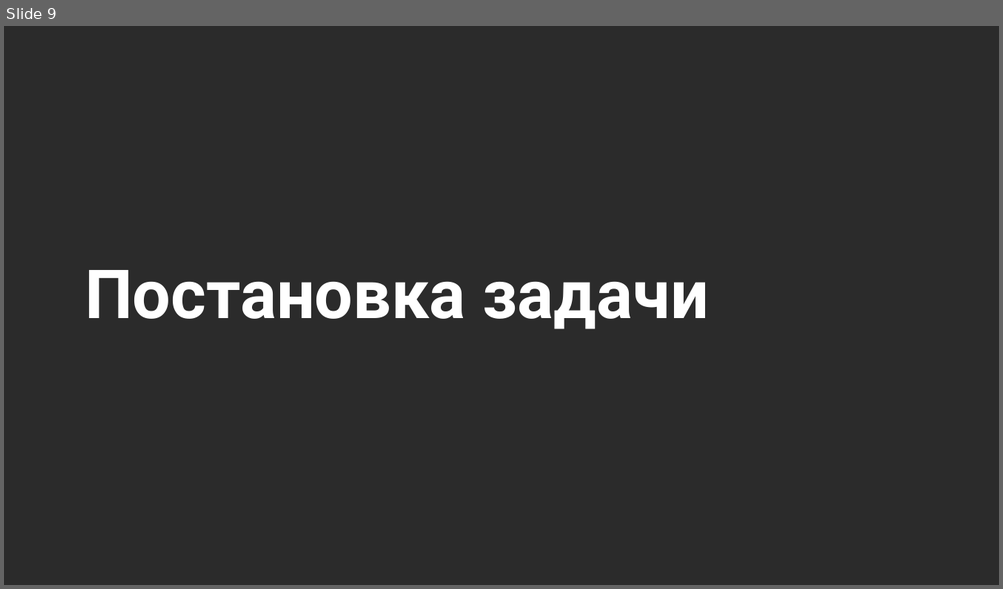
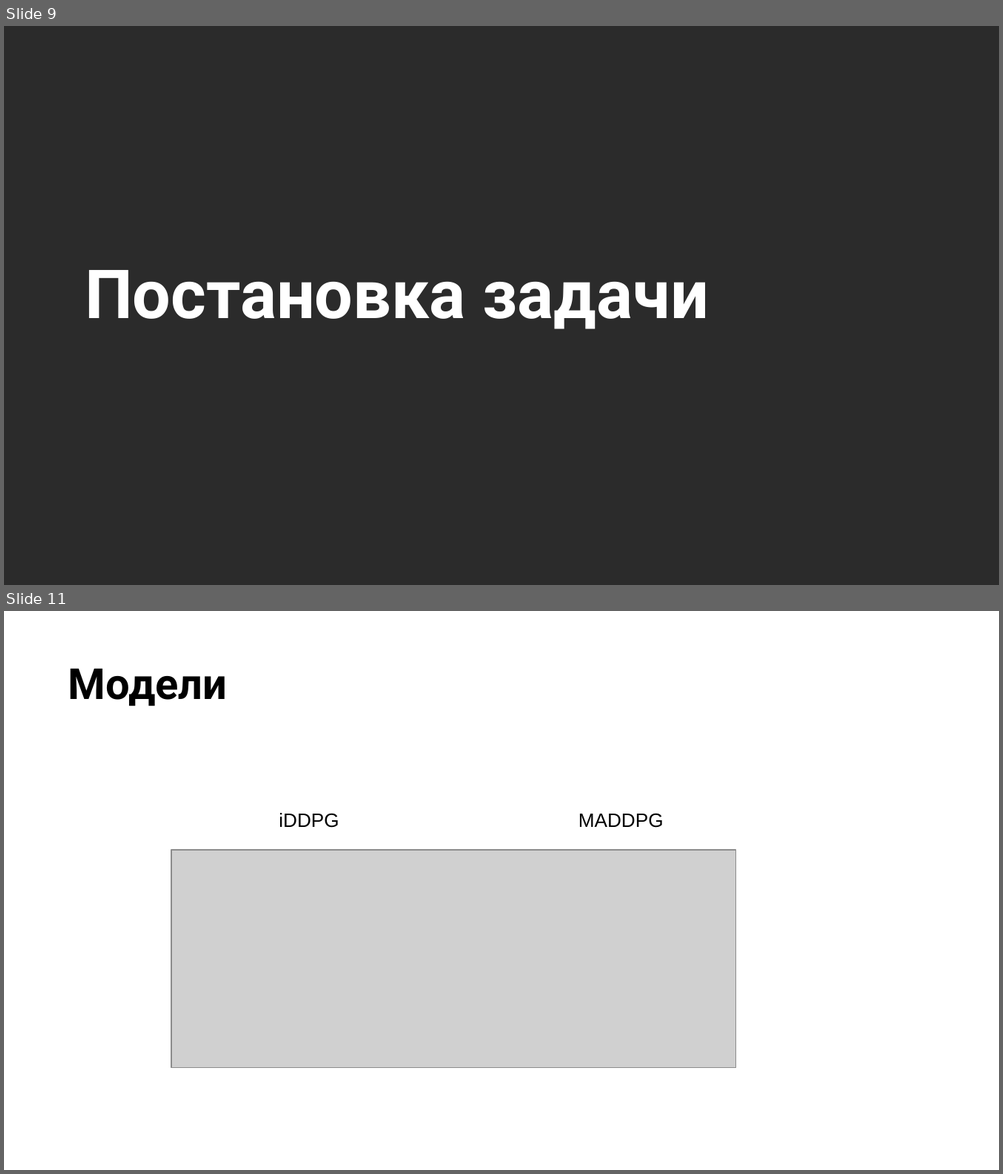
Before and after one commit to stureiko/Otus_lectures, a slide deck: RL/03 - Продвинутые темы Reinforcement Learning/03 - 02 Multiagent learning (MARL - DDPG)/MARL DDPG.pptx. Shown one above the other, each under a label of ours: slide 9 before the commit, slides 9 and 11 after it; the slides between them are not shown. The pictures are 1003x589 and 1003x1174 pixels, drawn with LibreOffice and Linux fonts; fonts in the diff are those of the drawing; grey boxes stand for pictures; background and template pictures are left out; a plain dark background stands for a picture behind light text. Boxes give left, top, right and bottom in pixels: in the first picture for what was removed or moved away, otherwise in the second. Text is boxed around its words. In the diff, an @@ line names an element or a change of style, - is before the commit and + after.

Commit message:
Added slides with MADDPG algorithm

```diff
--- a/RL/03 - Продвинутые темы Reinforcement Learning/03 - 02 Multiagent learning (MARL - DDPG)/MARL DDPG.pptx
+++ b/RL/03 - Продвинутые темы Reinforcement Learning/03 - 02 Multiagent learning (MARL - DDPG)/MARL DDPG.pptx
@@ slide 11 added at [4, 611, 999, 1170], background picture (left out) @@
@@ title added at [68, 669, 227, 706], 31 pt, text #000000, bold @@
+Модели
@@ text added at [279, 813, 338, 828], 14 pt, text #000000 @@
+iDDPG
@@ text added at [578, 813, 663, 828], 14 pt, text #000000 @@
+MADDPG
@@ picture added at [171, 850, 736, 1068] @@
```
Also in this commit, not shown: 3 slides changed, 6 other slides added, 2 slides removed.
